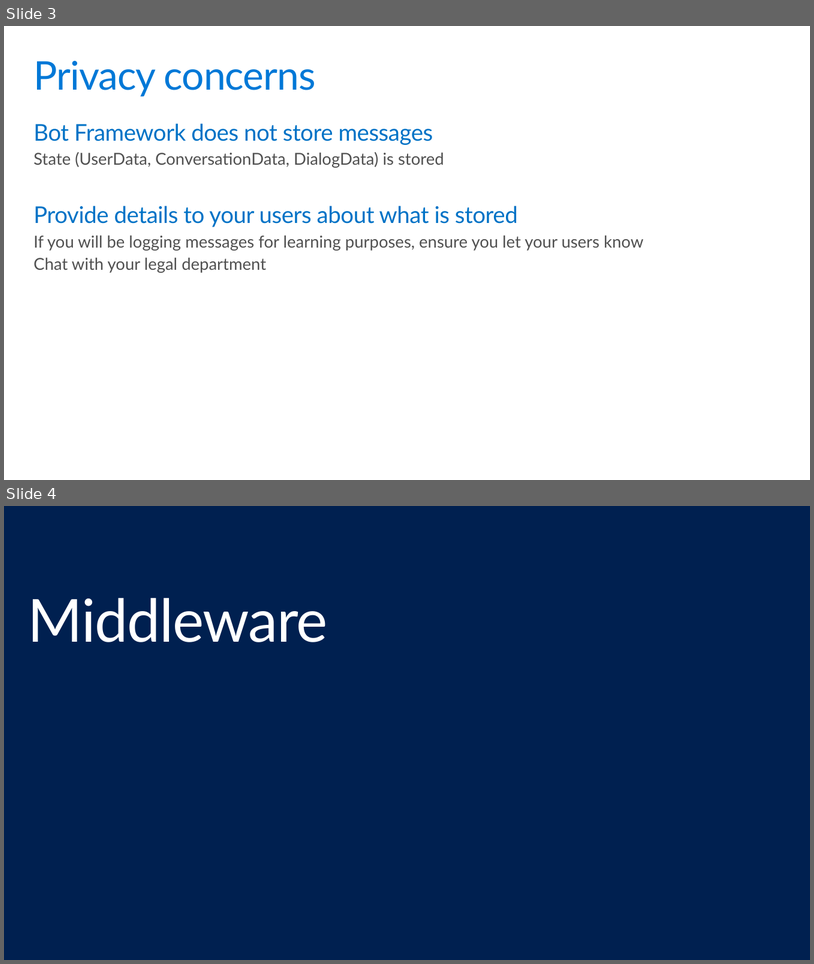
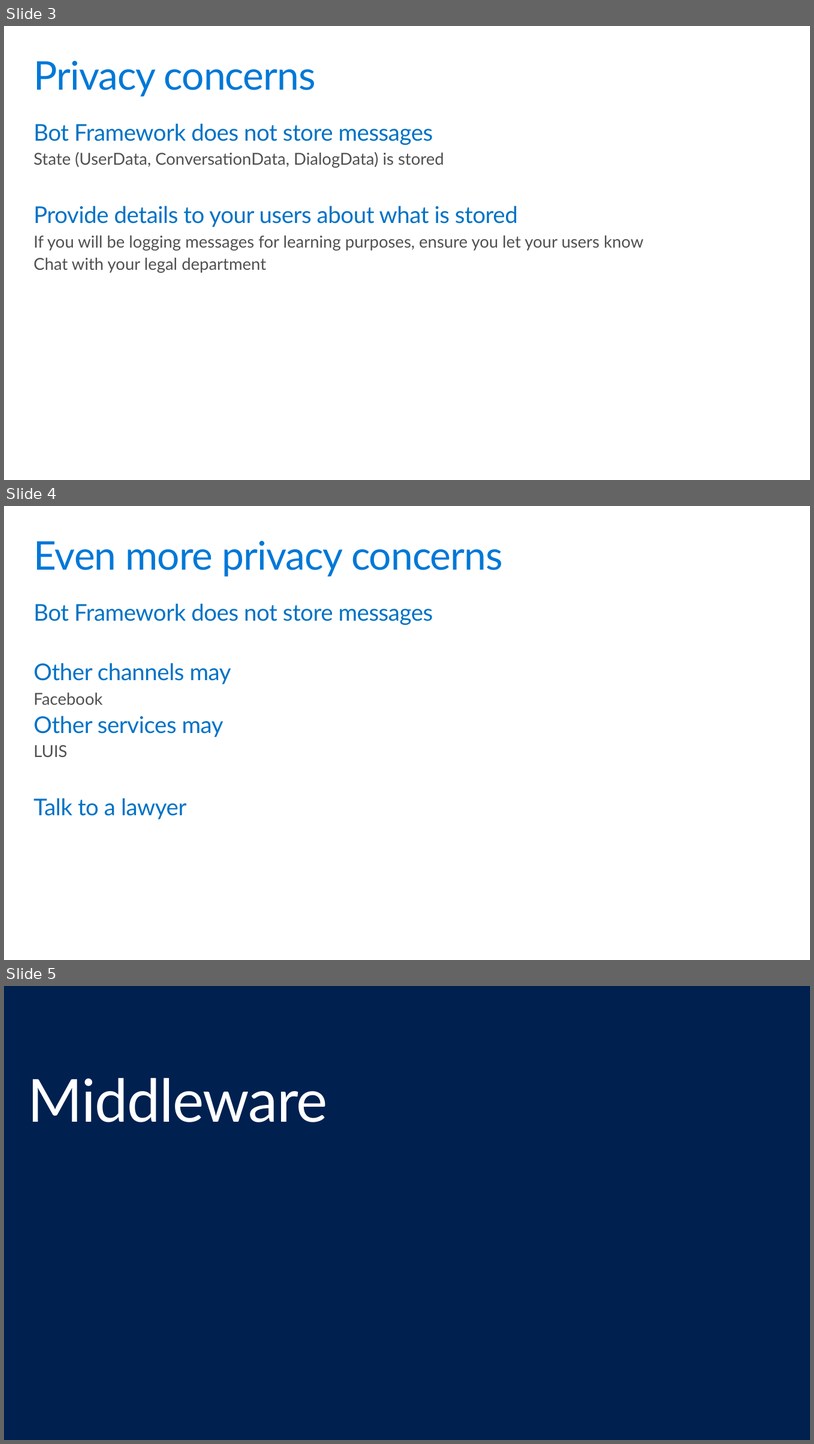
Before and after one commit to GeekTrainer/help-desk-bot-lab, a slide deck: Slides/7 - Handoff to Human.pptx. Shown one above the other, each under a label of ours: slides 3 and 4 before the commit, slides 3, 4 and 5 after it. The pictures are 814x964 and 814x1444 pixels, drawn with LibreOffice and Linux fonts; fonts in the diff are those of the drawing. Boxes give left, top, right and bottom in pixels: in the first picture for what was removed or moved away, otherwise in the second. Text is boxed around its words. In the diff, an @@ line names an element or a change of style, - is before the commit and + after.

```diff
--- a/Slides/7 - Handoff to Human.pptx
+++ b/Slides/7 - Handoff to Human.pptx
@@ slide 4 added at [4,506,810,960], background #FFFFFF @@
@@ title added at [33,541,503,577], 48 pt, text #0078D7 @@
+Even more privacy concerns
@@ text added at [33,603,434,819], 28 pt, text #0072C6 @@
+Bot Framework does not store messages
+Other channels may
+  Facebook
+Other services may
+  LUIS
+Talk to a lawyer
@@ what was slide 4 is now slide 5 @@
```
Also in this commit, not shown: 3 other files.
